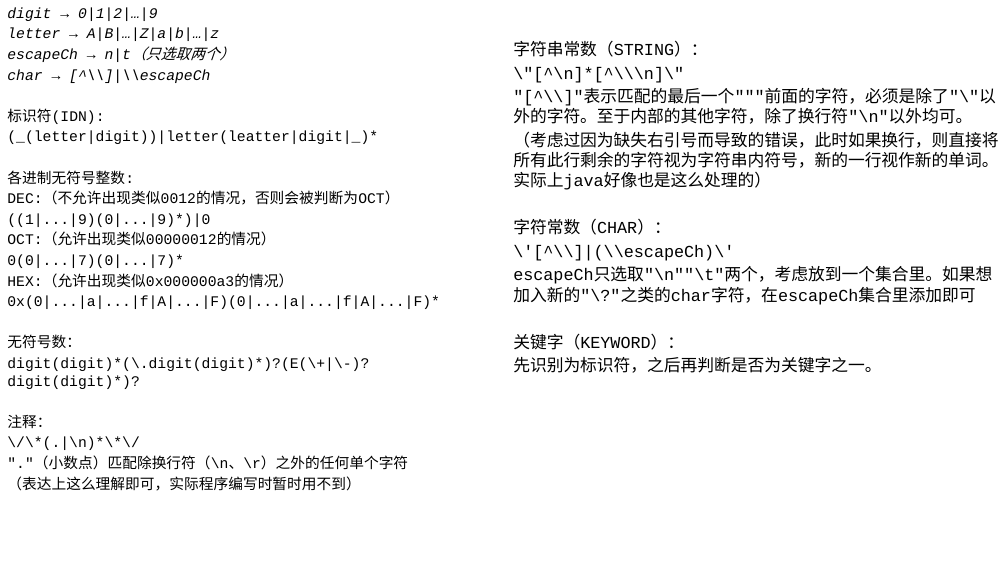
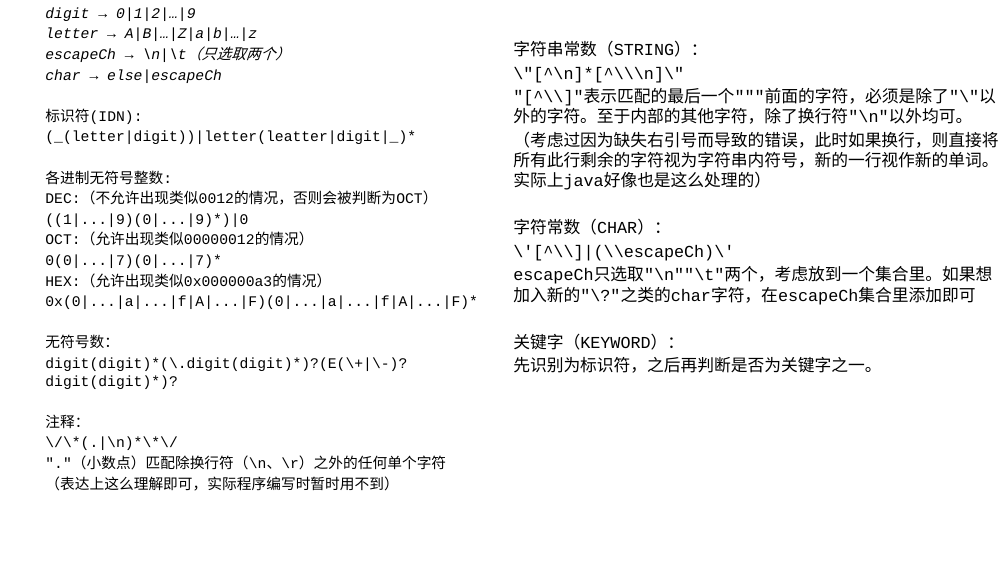
Before and after one commit to AtoshDustosh/Syntactic-Analysis, a slide deck: slide 3 of lexical analysis design.pptx. Drawn at 1008x567 pixels with LibreOffice and Linux fonts; fonts in the diff are those of the drawing. Boxes give left, top, right and bottom in pixels: in the first picture for what was removed or moved away, otherwise in the second. Text is boxed around its words. In the diff, an @@ line names an element or a change of style, - is before the commit and + after.

```diff
--- a/lexical analysis design.pptx
+++ b/lexical analysis design.pptx
@@ text "digit → 0|1|2|…|9": place and size @@
-text "digit → 0|1|2|…|9" at (7,7,440,491)
+text "digit → 0|1|2|…|9" at (45,7,478,491)
@@ text at (45,46,290,83): text changed @@
-escapeCh → n|t（只选取两个）
-char → [^\\]|\\escapeCh
+escapeCh → \n|\t（只选取两个）
+char → else|escapeCh
```
Also in this commit, not shown: 10 other slides changed, 1 slide added, 1 slide removed, 20 other files.
